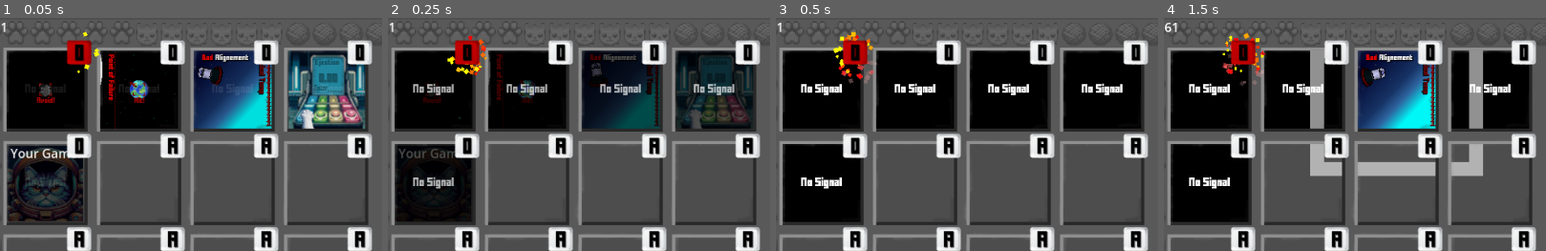
Above: before the commit, frames 1-4 (left to right).
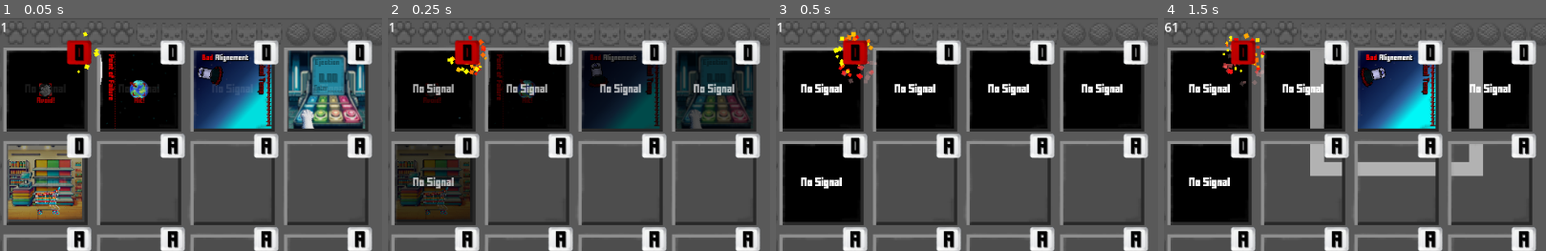
Above: after the commit, the same moments.

Repository: linusfm/Geh-Einkaufen-CCC
Game: Godot game, scene res://laoding_screen.tscn
Two runs of this game, one before a commit and one after it. Both use one fixed random seed, a clock stepped at 60 frames per second and the inputs below. Sound files missing from this copy of the repository are replaced by a short silence.
Inputs:
- Up to frame 1 (0.05 s): no input
- Up to frame 2 (0.25 s): no input
- Up to frame 3 (0.5 s): no input
- Up to frame 4 (1.5 s): tap Enter (Enter) at 0.5 s; hold Right (Right) 0.53-1.28 s; tap 1 (1) at 0.6 s; tap 2 (2) at 0.8, 1.35 s; hold Down (Down) from 1.28 s (still down)
The pictures show only the part of the screen within x 3-53%, y 0-50%; the shares and areas given below are measured in that part.

The runs differ from the first frame. In frame 1, 6.1% of the frame differs, in the area x 2-22%, y 54-88%; in frame 2, 4.2%; in frame 3, nothing differs; in frame 4, nothing differs.

Commit message:
Add Shopping Cart Movement, Update assets

Diff:
--- a/CCC Lund Edition/Mgame13/mgame13.gd
+++ b/CCC Lund Edition/Mgame13/mgame13.gd
@@ -7,6 +7,7 @@
 @export var transition: PackedScene
 
 ### Internal Constants
+var wagen_speed = 20
 
 ### Variables
 
@@ -49,4 +50,9 @@
 	if Input.is_action_just_pressed("newgame"):
 		enable()
 	if Input.is_action_pressed("Left") and active == true:
-		pass
+		$Einkaufswagen.position.x -= wagen_speed * delta
+	if Input.is_action_pressed("Right") and active == true:
+		$Einkaufswagen.position.x += wagen_speed * delta
+
+func _on_einkaufswagen_area_entered(area: Area2D):
+	pass # Replace with function body.
--- a/CCC Lund Edition/Mgame13/mgame13.tscn
+++ b/CCC Lund Edition/Mgame13/mgame13.tscn
@@ -1,10 +1,14 @@
-[gd_scene load_steps=6 format=3 uid="uid://c0ovbmuwvax0v"]
+[gd_scene load_steps=8 format=3 uid="uid://c0ovbmuwvax0v"]
 
 [ext_resource type="Script" path="res://Mgame13/mgame13.gd" id="1_neobc"]
 [ext_resource type="PackedScene" uid="uid://c83sgl4h14273" path="res://game_over.tscn" id="2_34bc8"]
-[ext_resource type="Texture2D" uid="uid://cn2bbshfekcnl" path="res://Client.png" id="3_1tci4"]
 [ext_resource type="Texture2D" uid="uid://ds0enfeqaoqo" path="res://Border.png" id="3_7mjuy"]
 [ext_resource type="PackedScene" uid="uid://ih31k1u8xvg7" path="res://music_player.tscn" id="4_5tvvx"]
+[ext_resource type="Texture2D" uid="uid://bvph1iaieomkd" path="res://Mgame13/Hintergrund.png" id="4_xm1b8"]
+[ext_resource type="Texture2D" uid="uid://bla350u5d6ksr" path="res://Mgame13/Einkaufswagen.PNG" id="6_dmwqo"]
+
+[sub_resource type="RectangleShape2D" id="RectangleShape2D_ujd5h"]
+size = Vector2(14, 11)
 
 [node name="Mgame13" type="Node2D"]
 script = ExtResource("1_neobc")
@@ -15,17 +19,23 @@
 texture = ExtResource("3_7mjuy")
 
 [node name="BG" type="Sprite2D" parent="."]
-modulate = Color(0.277528, 0.277528, 0.277528, 1)
+modulate = Color(0.699653, 0.699654, 0.699653, 1)
 z_index = -1
-position = Vector2(-0.499998, 0.499999)
-scale = Vector2(0.378906, 0.378906)
-texture = ExtResource("3_1tci4")
+position = Vector2(-0.5, -0.500003)
+scale = Vector2(0.0790349, 0.0790349)
+texture = ExtResource("4_xm1b8")
 
 [node name="MusicPlayer" parent="." instance=ExtResource("4_5tvvx")]
 
-[node name="Label" type="Label" parent="."]
-offset_left = -45.0
-offset_top = -50.0
-offset_right = 91.0
-offset_bottom = 23.0
-text = "Your Game!"
+[node name="Einkaufswagen" type="Area2D" parent="."]
+
+[node name="Sprite2D" type="Sprite2D" parent="Einkaufswagen"]
+position = Vector2(3, 23)
+scale = Vector2(0.04, 0.04)
+texture = ExtResource("6_dmwqo")
+
+[node name="CollisionShape2D" type="CollisionShape2D" parent="Einkaufswagen"]
+position = Vector2(3, 38)
+shape = SubResource("RectangleShape2D_ujd5h")
+
+[connection signal="area_entered" from="Einkaufswagen" to="." method="_on_einkaufswagen_area_entered"]
--- a/CCC Lund Edition/project.godot
+++ b/CCC Lund Edition/project.godot
@@ -12,7 +12,7 @@
 
 config/name="CatastrophicCatCommand"
 run/main_scene="res://laoding_screen.tscn"
-config/features=PackedStringArray("4.2", "Forward Plus")
+config/features=PackedStringArray("4.3", "Forward Plus")
 config/icon="res://Client.png"
 
 [autoload]
@@ -30,123 +30,123 @@
 
 Left={
 "deadzone": 0.5,
-"events": [Object(InputEventKey,"resource_local_to_scene":fa …(175 unchanged characters)… ode":4194319,"key_label":0,"unicode":0,"echo":false,"script":null)
+"events": [Object(InputEventKey,"resource_local_to_scene":fa …(175 unchanged characters)… ode":4194319,"key_label":0,"unicode":0,"location":0,"echo":false,"script":null)
 , Object(InputEventJoypadButton,"resource_local_to_scene":false,"resource_name":"","device":-1,"button_index":13,"pressure":0.0,"pressed":true,"script":null)
 , Object(InputEventJoypadMotion,"resource_local_to_scene":false,"resource_name":"","device":-1,"axis":0,"axis_value":-1.0,"script":null)
 ]
 }
 Right={
 "deadzone": 0.5,
-"events": [Object(InputEventKey,"resource_local_to_scene":fa …(175 unchanged characters)… ode":4194321,"key_label":0,"unicode":0,"echo":false,"script":null)
+"events": [Object(InputEventKey,"resource_local_to_scene":fa …(175 unchanged characters)… ode":4194321,"key_label":0,"unicode":0,"location":0,"echo":false,"script":null)
 , Object(InputEventJoypadButton,"resource_local_to_scene":false,"resource_name":"","device":-1,"button_index":14,"pressure":0.0,"pressed":true,"script":null)
 , Object(InputEventJoypadMotion,"resource_local_to_scene":false,"resource_name":"","device":-1,"axis":0,"axis_value":1.0,"script":null)
 ]
 }
 Up={
 "deadzone": 0.5,
-"events": [Object(InputEventKey,"resource_local_to_scene":fa …(175 unchanged characters)… ode":4194320,"key_label":0,"unicode":0,"echo":false,"script":null)
+"events": [Object(InputEventKey,"resource_local_to_scene":fa …(175 unchanged characters)… ode":4194320,"key_label":0,"unicode":0,"location":0,"echo":false,"script":null)
 , Object(InputEventJoypadButton,"resource_local_to_scene":false,"resource_name":"","device":-1,"button_index":11,"pressure":0.0,"pressed":true,"script":null)
 , Object(InputEventJoypadMotion,"resource_local_to_scene":false,"resource_name":"","device":-1,"axis":1,"axis_value":-1.0,"script":null)
 ]
 }
 Down={
 "deadzone": 0.5,
-"events": [Object(InputEventKey,"resource_local_to_scene":fa …(175 unchanged characters)… ode":4194322,"key_label":0,"unicode":0,"echo":false,"script":null)
+"events": [Object(InputEventKey,"resource_local_to_scene":fa …(175 unchanged characters)… ode":4194322,"key_label":0,"unicode":0,"location":0,"echo":false,"script":null)
 , Object(InputEventJoypadButton,"resource_local_to_scene":false,"resource_name":"","device":-1,"button_index":12,"pressure":0.0,"pressed":true,"script":null)
 , Object(InputEventJoypadMotion,"resource_local_to_scene":false,"resource_name":"","device":-1,"axis":1,"axis_value":1.0,"script":null)
 ]
 }
 Space={
 "deadzone": 0.5,
-"events": [Object(InputEventKey,"resource_local_to_scene":fa …(171 unchanged characters)… keycode":32,"key_label":0,"unicode":32,"echo":false,"script":null)
+"events": [Object(InputEventKey,"resource_local_to_scene":fa …(171 unchanged characters)… keycode":32,"key_label":0,"unicode":32,"location":0,"echo":false,"script":null)
 , Object(InputEventJoypadButton,"resource_local_to_scene":false,"resource_name":"","device":-1,"button_index":0,"pressure":0.0,"pressed":true,"script":null)
 ]
 }
 newgame={
 "deadzone": 0.5,
-"events": [Object(InputEventKey,"resource_local_to_scene":fa …(172 unchanged characters)… eycode":84,"key_label":0,"unicode":116,"echo":false,"script":null)
+"events": [Object(InputEventKey,"resource_local_to_scene":fa …(172 unchanged characters)… eycode":84,"key_label":0,"unicode":116,"location":0,"echo":false,"script":null)
 ]
 }
 1={
 "deadzone": 0.5,
-"events": [Object(InputEventKey,"resource_local_to_scene":fa …(171 unchanged characters)… keycode":49,"key_label":0,"unicode":49,"echo":false,"script":null)
+"events": [Object(InputEventKey,"resource_local_to_scene":fa …(171 unchanged characters)… keycode":49,"key_label":0,"unicode":49,"location":0,"echo":false,"script":null)
 ]
 }
 2={
 "deadzone": 0.5,
-"events": [Object(InputEventKey,"resource_local_to_scene":fa …(171 unchanged characters)… keycode":50,"key_label":0,"unicode":50,"echo":false,"script":null)
+"events": [Object(InputEventKey,"resource_local_to_scene":fa …(171 unchanged characters)… keycode":50,"key_label":0,"unicode":50,"location":0,"echo":false,"script":null)
 ]
 }
 3={
 "deadzone": 0.5,
-"events": [Object(InputEventKey,"resource_local_to_scene":fa …(171 unchanged characters)… keycode":51,"key_label":0,"unicode":51,"echo":false,"script":null)
+"events": [Object(InputEventKey,"resource_local_to_scene":fa …(171 unchanged characters)… keycode":51,"key_label":0,"unicode":51,"location":0,"echo":false,"script":null)
 ]
 }
 4={
 "deadzone": 0.5,
-"events": [Object(InputEventKey,"resource_local_to_scene":fa …(171 unchanged characters)… keycode":52,"key_label":0,"unicode":52,"echo":false,"script":null)
+"events": [Object(InputEventKey,"resource_local_to_scene":fa …(171 unchanged characters)… keycode":52,"key_label":0,"unicode":52,"location":0,"echo":false,"script":null)
 ]
 }
 Q={
 "deadzone": 0.5,
-"events": [Object(InputEventKey,"resource_local_to_scene":fa …(172 unchanged characters)… eycode":81,"key_label":0,"unicode":113,"echo":false,"script":null)
+"events": [Object(InputEventKey,"resource_local_to_scene":fa …(172 unchanged characters)… eycode":81,"key_label":0,"unicode":113,"location":0,"echo":false,"script":null)
 , Object(InputEventJoypadButton,"resource_local_to_scene":false,"resource_name":"","device":-1,"button_index":3,"pressure":0.0,"pressed":true,"script":null)
 ]
 }
 W={
 "deadzone": 0.5,
-"events": [Object(InputEventKey,"resource_local_to_scene":fa …(172 unchanged characters)… eycode":87,"key_label":0,"unicode":119,"echo":false,"script":null)
+"events": [Object(InputEventKey,"resource_local_to_scene":fa …(172 unchanged characters)… eycode":87,"key_label":0,"unicode":119,"location":0,"echo":false,"script":null)
 , Object(InputEventJoypadMotion,"resource_local_to_scene":false,"resource_name":"","device":-1,"axis":3,"axis_value":-1.0,"script":null)
 ]
 }
 E={
 "deadzone": 0.5,
-"events": [Object(InputEventKey,"resource_local_to_scene":fa …(172 unchanged characters)… eycode":69,"key_label":0,"unicode":101,"echo":false,"script":null)
+"events": [Object(InputEventKey,"resource_local_to_scene":fa …(172 unchanged characters)… eycode":69,"key_label":0,"unicode":101,"location":0,"echo":false,"script":null)
 ]
 }
 R={
 "deadzone": 0.5,
-"events": [Object(InputEventKey,"resource_local_to_scene":fa …(172 unchanged characters)… eycode":82,"key_label":0,"unicode":114,"echo":false,"script":null)
+"events": [Object(InputEventKey,"resource_local_to_scene":fa …(172 unchanged characters)… eycode":82,"key_label":0,"unicode":114,"location":0,"echo":false,"script":null)
 , Object(InputEventJoypadButton,"resource_local_to_scene":false,"resource_name":"","device":-1,"button_index":1,"pressure":0.0,"pressed":true,"script":null)
 ]
 }
 Pause={
 "deadzone": 0.5,
-"events": [Object(InputEventKey,"resource_local_to_scene":fa …(172 unchanged characters)… eycode":80,"key_label":0,"unicode":112,"echo":false,"script":null)
+"events": [Object(InputEventKey,"resource_local_to_scene":fa …(172 unchanged characters)… eycode":80,"key_label":0,"unicode":112,"location":0,"echo":false,"script":null)
 ]
 }
 Menue={
 "deadzone": 0.5,
-"events": [Object(InputEventKey,"resource_local_to_scene":fa …(175 unchanged characters)… ode":4194305,"key_label":0,"unicode":0,"echo":false,"script":null)
+"events": [Object(InputEventKey,"resource_local_to_scene":fa …(175 unchanged characters)… ode":4194305,"key_label":0,"unicode":0,"location":0,"echo":false,"script":null)
 , Object(InputEventJoypadButton,"resource_local_to_scene":false,"resource_name":"","device":-1,"button_index":6,"pressure":0.0,"pressed":true,"script":null)
 ]
 }
 A={
 "deadzone": 0.5,
-"events": [Object(InputEventKey,"resource_local_to_scene":fa …(171 unchanged characters)… keycode":65,"key_label":0,"unicode":97,"echo":false,"script":null)
+"events": [Object(InputEventKey,"resource_local_to_scene":fa …(171 unchanged characters)… keycode":65,"key_label":0,"unicode":97,"location":0,"echo":false,"script":null)
 , Object(InputEventJoypadMotion,"resource_local_to_scene":false,"resource_name":"","device":-1,"axis":2,"axis_value":-1.0,"script":null)
 ]
 }
 Enter={
 "deadzone": 0.5,
-"events": [Object(InputEventKey,"resource_local_to_scene":fa …(175 unchanged characters)… ode":4194309,"key_label":0,"unicode":0,"echo":false,"script":null)
+"events": [Object(InputEventKey,"resource_local_to_scene":fa …(175 unchanged characters)… ode":4194309,"key_label":0,"unicode":0,"location":0,"echo":false,"script":null)
 , Object(InputEventJoypadButton,"resource_local_to_scene":false,"resource_name":"","device":-1,"button_index":2,"pressure":0.0,"pressed":true,"script":null)
 ]
 }
 Mute={
 "deadzone": 0.5,
-"events": [Object(InputEventKey,"resource_local_to_scene":fa …(172 unchanged characters)… eycode":77,"key_label":0,"unicode":109,"echo":false,"script":null)
+"events": [Object(InputEventKey,"resource_local_to_scene":fa …(172 unchanged characters)… eycode":77,"key_label":0,"unicode":109,"location":0,"echo":false,"script":null)
 ]
 }
 S={
 "deadzone": 0.5,
-"events": [Object(InputEventKey,"resource_local_to_scene":fa …(172 unchanged characters)… eycode":83,"key_label":0,"unicode":115,"echo":false,"script":null)
+"events": [Object(InputEventKey,"resource_local_to_scene":fa …(172 unchanged characters)… eycode":83,"key_label":0,"unicode":115,"location":0,"echo":false,"script":null)
 , Object(InputEventJoypadMotion,"resource_local_to_scene":false,"resource_name":"","device":-1,"axis":3,"axis_value":1.0,"script":null)
 ]
 }
 D={
 "deadzone": 0.5,
-"events": [Object(InputEventKey,"resource_local_to_scene":fa …(172 unchanged characters)… eycode":68,"key_label":0,"unicode":100,"echo":false,"script":null)
+"events": [Object(InputEventKey,"resource_local_to_scene":fa …(172 unchanged characters)… eycode":68,"key_label":0,"unicode":100,"location":0,"echo":false,"script":null)
 , Object(InputEventJoypadMotion,"resource_local_to_scene":false,"resource_name":"","device":-1,"axis":2,"axis_value":1.0,"script":null)
 ]
 }
@@ -173,13 +173,13 @@
 }
 kactivation={
 "deadzone": 0.5,
-"events": [Object(InputEventKey,"resource_local_to_scene":fa …(172 unchanged characters)… eycode":87,"key_label":0,"unicode":119,"echo":false,"script":null)
-, Object(InputEventKey,"resource_local_to_scene":false,"reso …(162 unchanged characters)… keycode":65,"key_label":0,"unicode":97,"echo":false,"script":null)
-, Object(InputEventKey,"resource_local_to_scene":false,"reso …(163 unchanged characters)… eycode":83,"key_label":0,"unicode":115,"echo":false,"script":null)
-, Object(InputEventKey,"resource_local_to_scene":false,"reso …(163 unchanged characters)… eycode":68,"key_label":0,"unicode":100,"echo":false,"script":null)
-, Object(InputEventKey,"resource_local_to_scene":false,"reso …(166 unchanged characters)… ode":4194309,"key_label":0,"unicode":0,"echo":false,"script":null)
-, Object(InputEventKey,"resource_local_to_scene":false,"reso …(166 unchanged characters)… ode":4194305,"key_label":0,"unicode":0,"echo":false,"script":null)
-, Object(InputEventKey,"resource_local_to_scene":false,"reso …(162 unchanged characters)… keycode":32,"key_label":0,"unicode":32,"echo":false,"script":null)
+"events": [Object(InputEventKey,"resource_local_to_scene":fa …(172 unchanged characters)… eycode":87,"key_label":0,"unicode":119,"location":0,"echo":false,"script":null)
+, Object(InputEventKey,"resource_local_to_scene":false,"reso …(162 unchanged characters)… keycode":65,"key_label":0,"unicode":97,"location":0,"echo":false,"script":null)
+, Object(InputEventKey,"resource_local_to_scene":false,"reso …(163 unchanged characters)… eycode":83,"key_label":0,"unicode":115,"location":0,"echo":false,"script":null)
+, Object(InputEventKey,"resource_local_to_scene":false,"reso …(163 unchanged characters)… eycode":68,"key_label":0,"unicode":100,"location":0,"echo":false,"script":null)
+, Object(InputEventKey,"resource_local_to_scene":false,"reso …(166 unchanged characters)… ode":4194309,"key_label":0,"unicode":0,"location":0,"echo":false,"script":null)
+, Object(InputEventKey,"resource_local_to_scene":false,"reso …(166 unchanged characters)… ode":4194305,"key_label":0,"unicode":0,"location":0,"echo":false,"script":null)
+, Object(InputEventKey,"resource_local_to_scene":false,"reso …(162 unchanged characters)… keycode":32,"key_label":0,"unicode":32,"location":0,"echo":false,"script":null)
 ]
 }
 
Binary file removed: CCC Lund Edition/Mgame13/BG.png
Binary file added: CCC Lund Edition/Mgame13/Einkaufswagen.PNG
Binary file added: CCC Lund Edition/Mgame13/Hintergrund.png
Binary file added: CCC Lund Edition/Mgame13/Hundefutter.PNG
Binary file added: CCC Lund Edition/Mgame13/Katzenfutter.PNG
Binary file removed: CCC Lund Edition/Mgame13/klatsche.png
Binary file removed: CCC Lund Edition/Mgame13/mouse.png
